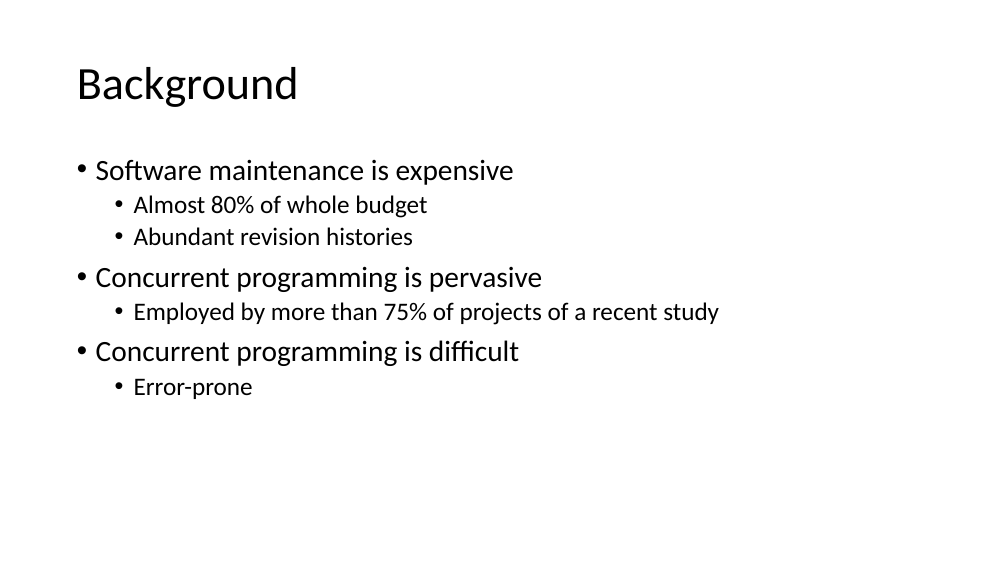
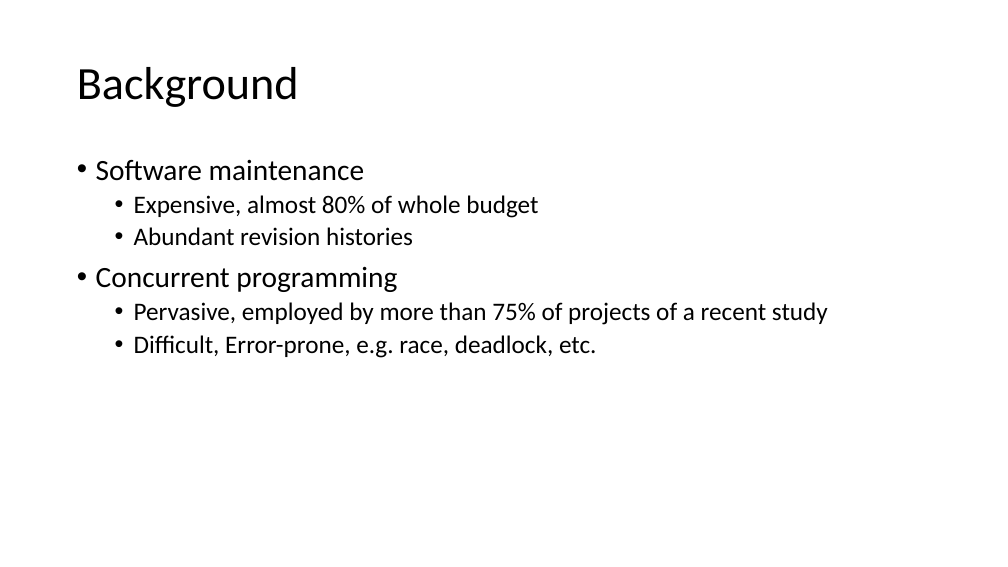
Before and after one commit to qwordy/Research, a slide deck: slide 2 of ppt/How do Programmers Maintain Concurrent Code.pptx. Drawn at 1008x567 pixels with LibreOffice and Linux fonts; fonts in the diff are those of the drawing. Boxes give left, top, right and bottom in pixels: in the first picture for what was removed or moved away, otherwise in the second. Text is boxed around its words. In the diff, an @@ line names an element or a change of style, - is before the commit and + after.

Commit message:
yfy

```diff
--- a/ppt/How do Programmers Maintain Concurrent Code.pptx
+++ b/ppt/How do Programmers Maintain Concurrent Code.pptx
@@ text at [96, 159, 538, 218]: text changed; size 28 to 24 pt @@
-• Software maintenance is expensive
-  • Almost 80% of whole budget
+• Software maintenance
+  • Expensive, almost 80% of whole budget
@@ text at [96, 266, 828, 358]: text changed; size 28 to 24 pt @@
-• Concurrent programming is pervasive
-  • Employed by more than 75% of projects of a recent study
-• Concurrent programming is difficult
-  • Error-prone
+• Concurrent programming
+  • Pervasive, employed by more than 75% of projects of a recent study
+  • Difficult, Error-prone, e.g. race, deadlock, etc.
```
Also in this commit, not shown: 2 other slides changed, 9 slides added.
